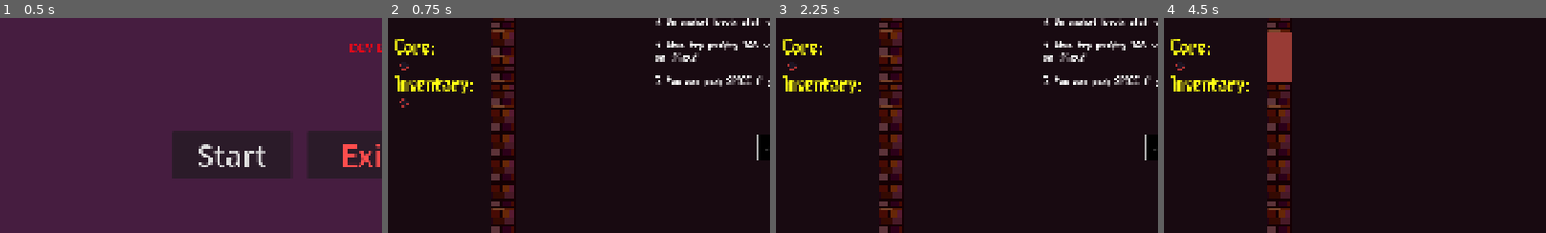
Above: before the commit, frames 1-4 (left to right).
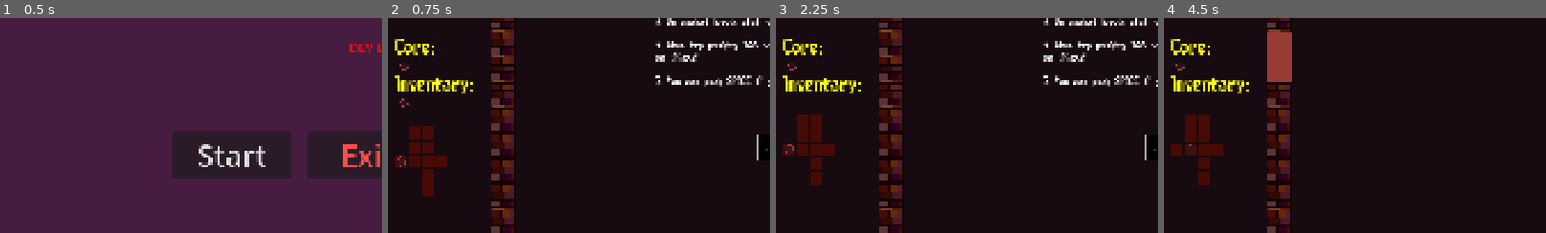
Above: after the commit, the same moments.

Repository: lostpoet999/escape_to_marty
Game: Godot game, scene res://scenes_and_scripts/ui_main_menu/main_menu.tscn
The game is run twice, just before and just after one commit, with the same random seed, the same clock (stepped at 60 frames per second) and the same inputs. Sound files missing from this copy of the repository are replaced by a short silence.
Inputs (mouse positions are % of the whole screen's width and height, from its top left):
- Up to frame 1 (0.5 s): no input
- Up to frame 2 (0.75 s): click "Start" at 0.5 s
- Up to frame 3 (2.25 s): click (2, 49) at 1.27 s; click (2, 58) at 2.02 s
- Up to frame 4 (4.5 s): click (2, 49) at 2.75 s; click (2, 49) at 3.5 s; tap Enter at 4.25 s; move the mouse to (98, 47) at 4.27 s; hold Tab (click_mode_toggle) from 4.28 s (still down); click (98, 47) at 4.42 s
The pictures show only the part of the screen within x 0-50%, y 38-88%; the shares and areas given below are measured in that part.

Frame 1 is identical in both runs. In frame 2, 1.7% of the frame differs, in the area x 1-16%, y 50-84%; in frame 3, 1.8%, in the area x 1-16%, y 44-78%; in frame 4, 1.8%.

Commit message:
Initial work on minimap

Diff:
--- /dev/null
+++ b/scenes_and_scripts/minimap/minimap.gd
@@ -0,0 +1,19 @@
+extends GridContainer
+
+var room_template: PackedScene = preload("res://scenes_and_scripts/minimap/minimap_room.tscn")
+
+func _ready() -> void:
+	var data: FloorData = GameManager.floor_data
+	var rooms: Array[MinimapRoom] = []
+	columns = data.grid_size.x
+
+	for i: int in range(data.grid_size.x * data.grid_size.y):
+		var room: MinimapRoom = room_template.instantiate()
+		rooms.append(room)
+		add_child(room)
+
+	for room_entry: RoomEntry in data.room_entries:
+		var idx: int = (room_entry.room_coords.y - 1) * data.grid_size.x + (room_entry.room_coords.x - 1)
+		rooms[idx].set_room_entry(room_entry)
+		if room_entry.room_name_id == GameManager.current_room_id:
+			rooms[idx].set_current(true)
--- /dev/null
+++ b/scenes_and_scripts/minimap/minimap.tscn
@@ -0,0 +1,13 @@
+[gd_scene format=3 uid="uid://rmcbpfstwj3s"]
+
+[ext_resource type="Script" uid="uid://cxm0ow32nbmh5" path="res://scenes_and_scripts/minimap/minimap.gd" id="1_l5tn8"]
+
+[node name="Minimap" type="GridContainer" unique_id=430726491]
+anchors_preset = 15
+anchor_right = 1.0
+anchor_bottom = 1.0
+grow_horizontal = 2
+grow_vertical = 2
+size_flags_horizontal = 3
+size_flags_vertical = 10
+script = ExtResource("1_l5tn8")
--- /dev/null
+++ b/scenes_and_scripts/minimap/minimap_room.gd
@@ -0,0 +1,31 @@
+class_name MinimapRoom
+extends Control
+
+@onready var background: ColorRect = $RoomBackground
+@onready var player_indicator: TextureRect = $PlayerIndicator
+
+@export var room_entry: RoomEntry = null : set=set_room_entry
+@export var is_current: bool = false : set=set_current
+
+func _ready() -> void:
+	set_room_entry(room_entry)
+	set_current(is_current)
+
+func set_current(_is_current: bool) -> void:
+	is_current = _is_current
+	_refresh()
+
+func set_room_entry(_room_entry: RoomEntry) -> void:
+	room_entry = _room_entry
+	_refresh()
+
+func _refresh() -> void:
+	if room_entry:
+		background.show()
+		if is_current:
+			player_indicator.show()
+		else:
+			player_indicator.hide()
+	else:
+		background.hide()
+		player_indicator.hide()
--- /dev/null
+++ b/scenes_and_scripts/minimap/minimap_room.tscn
@@ -0,0 +1,39 @@
+[gd_scene format=3 uid="uid://tqqsp1vs01kj"]
+
+[ext_resource type="Texture2D" uid="uid://mtj7exkdy0ls" path="res://scenes_and_scripts/ball/new_ball.png" id="1_b6trt"]
+[ext_resource type="Script" uid="uid://4eufsb4yiay4" path="res://scenes_and_scripts/minimap/minimap_room.gd" id="1_bbyvs"]
+
+[node name="MinimapRoom" type="Control" unique_id=851394853]
+custom_minimum_size = Vector2(32, 32)
+layout_mode = 3
+anchors_preset = 15
+anchor_right = 1.0
+anchor_bottom = 1.0
+grow_horizontal = 2
+grow_vertical = 2
+script = ExtResource("1_bbyvs")
+
+[node name="RoomBackground" type="ColorRect" parent="." unique_id=2097084728]
+visible = false
+layout_mode = 1
+anchors_preset = 15
+anchor_right = 1.0
+anchor_bottom = 1.0
+grow_horizontal = 2
+grow_vertical = 2
+color = Color(0.2784314, 0.039215688, 0.015686275, 1)
+
+[node name="PlayerIndicator" type="TextureRect" parent="." unique_id=1350128295]
+visible = false
+layout_mode = 1
+anchors_preset = -1
+anchor_right = 1.0
+anchor_bottom = 1.0
+offset_left = 4.0
+offset_top = 4.0
+offset_right = -4.0
+offset_bottom = -4.0
+grow_horizontal = 2
+grow_vertical = 2
+texture = ExtResource("1_b6trt")
+stretch_mode = 5
--- a/scenes_and_scripts/ui_level/main_ui.tscn
+++ b/scenes_and_scripts/ui_level/main_ui.tscn
@@ -5,6 +5,7 @@
 [ext_resource type="FontFile" uid="uid://c1its5lmhd4kg" path="res://label_settings_and_fonts/fonts/8bitlim.ttf" id="2_8r8j7"]
 [ext_resource type="LabelSettings" uid="uid://dx3lg2g7p81op" path="res://label_settings_and_fonts/yellow_48.tres" id="2_c76ar"]
 [ext_resource type="PackedScene" uid="uid://do7j0ir4apgbd" path="res://scenes_and_scripts/inventory/inventory_panel.tscn" id="5_h7qrh"]
+[ext_resource type="PackedScene" uid="uid://rmcbpfstwj3s" path="res://scenes_and_scripts/minimap/minimap.tscn" id="6_a0kf6"]
 
 [sub_resource type="LabelSettings" id="LabelSettings_5qwjd"]
 font = ExtResource("2_8r8j7")
@@ -80,3 +81,15 @@
 
 [node name="InventoryPanel" parent="VBoxContainer" unique_id=1905574445 instance=ExtResource("5_h7qrh")]
 layout_mode = 2
+
+[node name="MinimapMargins" type="MarginContainer" parent="VBoxContainer" unique_id=882673217]
+layout_mode = 2
+theme_override_constants/margin_left = 20
+theme_override_constants/margin_top = 20
+theme_override_constants/margin_right = 20
+theme_override_constants/margin_bottom = 20
+
+[node name="Minimap" parent="VBoxContainer/MinimapMargins" unique_id=1801145944 instance=ExtResource("6_a0kf6")]
+custom_minimum_size = Vector2(0, 100)
+layout_mode = 2
+size_flags_vertical = 3
Not shown, added: scenes_and_scripts/minimap/minimap.gd.uid
Not shown, added: scenes_and_scripts/minimap/minimap_room.gd.uid
